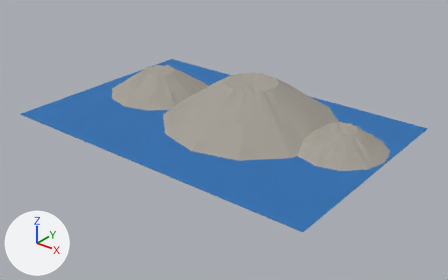
The FBX model Assets/Integrante4/Art/Grecia/grecia_bg_far.fbx, before and after one commit.
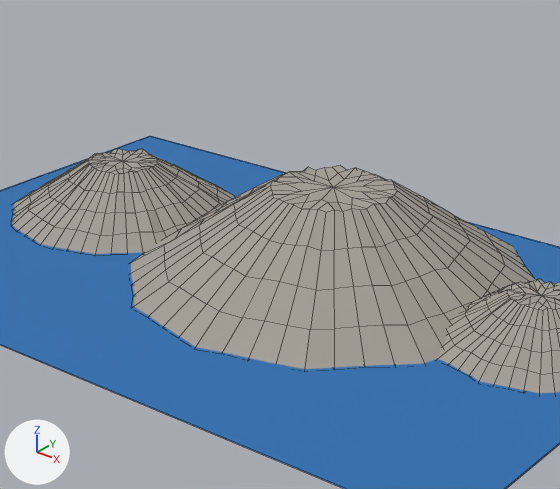
Old and new are each drawn whole from a camera (50 mm lens) standing at (63.3, -57.7, 44.3) and looking at (3.0, 17.7, -2.4) and again close up on the part from 24% to 78% of the width and 0% to 76% of the height. Arrows for +X, +Y and +Z are at lower left; the lights stay in place. The first two pictures are the older version. The close-ups show mesh edges as thin lines. Where no turn or scale is listed for an object, it has been applied to the vertices.

The scene before the commit, as lines of its bpy script (objects in view):
```python
me_grecia_bg_far = bpy.data.meshes.new('grecia_bg_far')
me_grecia_bg_far.from_pydata(...)  # 878 vertices, 870 faces; spans x -30.0..30.0, y 0.0..40.0, z -0.8..6.8
# faces by material slot: [6, 864]
me_grecia_bg_far.materials.append(mat_grecia_bg_water)  # blue #2a6fb1
me_grecia_bg_far.materials.append(mat_grecia_bg_rock)  # grey #a59f95
ob_grecia_bg_far = bpy.data.objects.new('grecia_bg_far', me_grecia_bg_far)
ob_grecia_bg_far.location = (0.0, 0.0, 0.0)
```
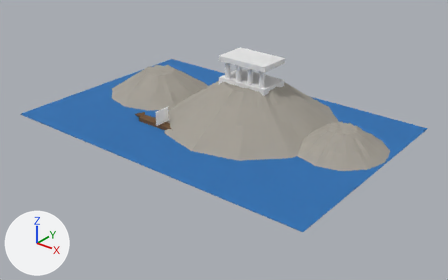
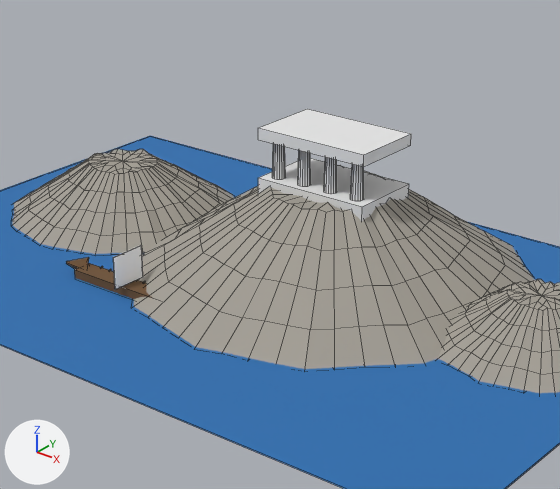
Pixel boxes (x1, y1, x2, y2) of what changed, in the close-ups (560 x 489 px):
'grecia_bg_far', reshaped: before (0, 136, 560, 489); after (0, 109, 560, 489)
part 1 of me_grecia_bg_far, added (brown): after (75, 263, 153, 299)
part 2 of me_grecia_bg_far, added: after (113, 245, 143, 290)
part 3 of me_grecia_bg_far, added: after (258, 158, 409, 221)
part 4 of me_grecia_bg_far, added: after (272, 144, 286, 180)
part 5 of me_grecia_bg_far, added: after (298, 150, 311, 187)
part 6 of me_grecia_bg_far, added: after (324, 157, 337, 194)
part 7 of me_grecia_bg_far, added: after (350, 164, 364, 201)
part 8 of me_grecia_bg_far, added: after (258, 109, 411, 167)
part 9 of me_grecia_bg_far, added (mostly hidden): after (66, 257, 111, 270)

What the commit changed:
Material 'grecia_bg_trim' (mat_grecia_bg_trim) is new.
Its base color is (0.8, 0.8, 0.8) (white #e7e7e7).
Its roughness is 0.8.
Material 'grecia_bg_trunk' (mat_grecia_bg_trunk) is new.
Its base color is (0.157, 0.0824, 0.0329) (brown #6e5133).
Its roughness is 0.9.
Material 'grecia_bg_salt' (mat_grecia_bg_salt) is new.
Its base color is (1.0, 1.0, 1.0) (white #ffffff).
Its roughness is 0.9.
Material 'grecia_bg_stone' (mat_grecia_bg_stone) is new.
Its base color is (0.8, 0.8, 0.8) (white #e7e7e7).
Its roughness is 0.45.
me_grecia_bg_far is used by ob_grecia_bg_far; location (0.0, 0.0, 0.0).
me_grecia_bg_far had 878 vertices, 870 faces and spanned x -30.0..30.0, y 0.0..40.0, z -0.8..6.8.
me_grecia_bg_far now has 1126 vertices, 1032 faces and spans x -30.0..30.0, y 0.0..40.0, z -0.8..11.1.
me_grecia_bg_far part 1: a new loose piece, a box spanning x -11.0..-1.0, y 11.2..12.8, z -0.6..0.2, in mat_grecia_bg_trunk (brown #6e5133).
me_grecia_bg_far part 2: a new loose piece, a box spanning x -6.04..-5.96, y 10.5..13.5, z 0.2..2.8, in mat_grecia_bg_salt (white #ffffff).
me_grecia_bg_far part 3: a new loose piece, a box spanning x -0.8..8.8, y 21.0..27.0, z 0.0..7.2, in mat_grecia_bg_trim (white #e7e7e7).
me_grecia_bg_far part 4: a new loose piece, a 16-sided cylinder along z spanning x -0.1..0.9, y 21.5..22.5, z 7.2..10.2, in mat_grecia_bg_stone (white #e7e7e7).
me_grecia_bg_far part 5: a new loose piece, a 16-sided cylinder along z spanning x 2.3..3.3, y 21.5..22.5, z 7.2..10.2, in mat_grecia_bg_stone (white #e7e7e7).
me_grecia_bg_far part 6: a new loose piece, a 16-sided cylinder along z spanning x 4.7..5.7, y 21.5..22.5, z 7.2..10.2, in mat_grecia_bg_stone (white #e7e7e7).
me_grecia_bg_far part 7: a new loose piece, a 16-sided cylinder along z spanning x 7.1..8.1, y 21.5..22.5, z 7.2..10.2, in mat_grecia_bg_stone (white #e7e7e7).
me_grecia_bg_far part 8: a new loose piece, a box spanning x -0.8..8.8, y 21.0..27.0, z 10.2..11.1, in mat_grecia_bg_trim (white #e7e7e7).
Part 9, on me_grecia_bg_far:
48 vertices are added at x -12.2..-1.9, y 10.8..13.1, z -0.8..0.8.
20 new vertices lie (0.0, 2.4, 0.8) away from vertices in x -10.0..-1.9, y 10.8, z -0.8.
20 new vertices lie (0.0, 2.4, 0.9) away from vertices in x -10.0..-1.9, y 10.8, z -0.8.
66 new faces join them, mat_grecia_bg_trunk (brown #6e5133).
me_grecia_bg_far gains material mat_grecia_bg_trunk (brown #6e5133).
me_grecia_bg_far gains material mat_grecia_bg_salt (white #ffffff).
me_grecia_bg_far gains material mat_grecia_bg_trim (white #e7e7e7).
me_grecia_bg_far gains material mat_grecia_bg_stone (white #e7e7e7).
